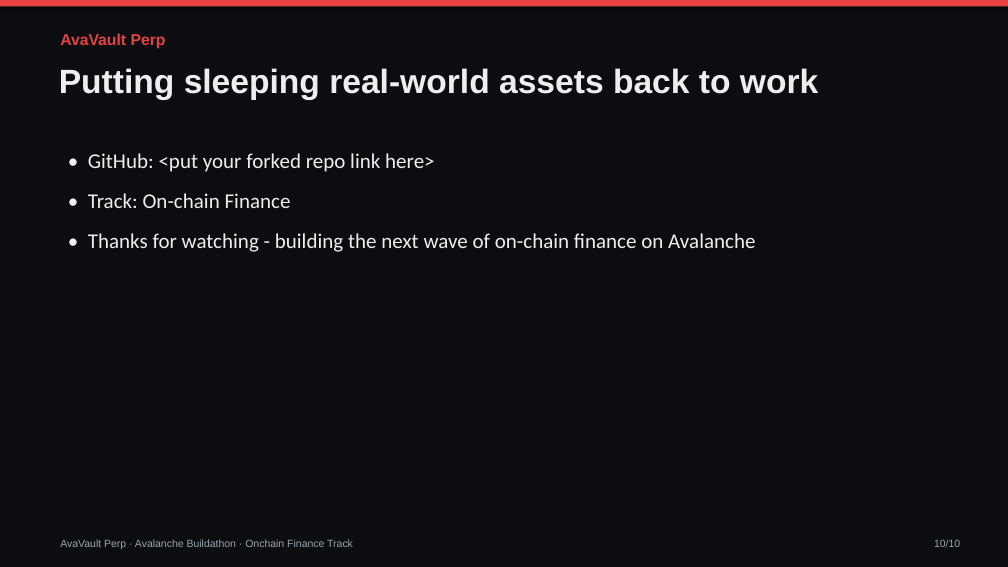
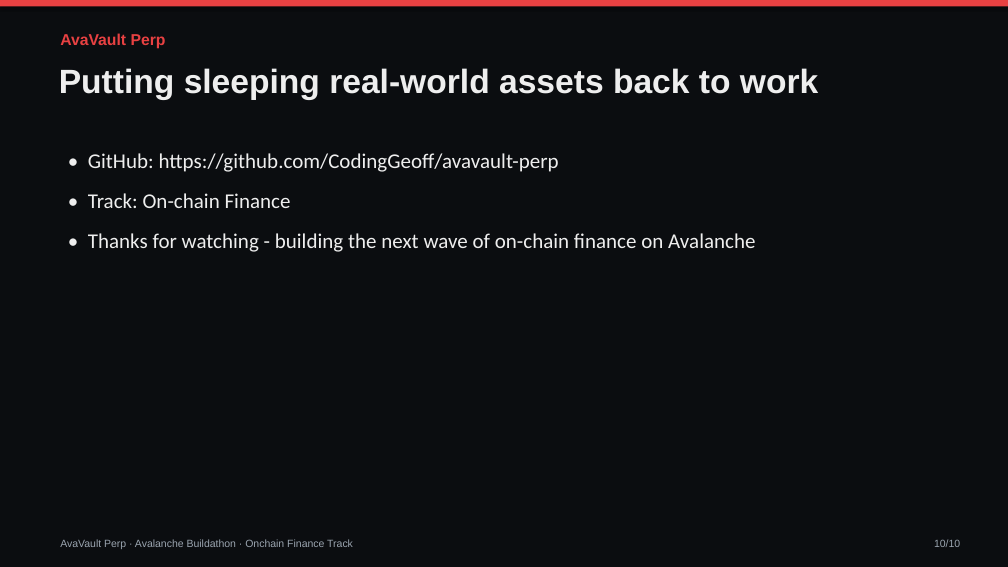
Before and after one commit to CodingGeoff/avavault-perp, a slide deck: slide 10 of hackathon-onchain-finance/demo-assets/avavault-perp-pitch-en.pptx. Drawn at 1008x567 pixels with LibreOffice and Linux fonts; fonts in the diff are those of the drawing. Boxes give left, top, right and bottom in pixels: in the first picture for what was removed or moved away, otherwise in the second. Text is boxed around its words. In the diff, an @@ line names an element or a change of style, - is before the commit and + after.

```diff
--- a/hackathon-onchain-finance/demo-assets/avavault-perp-pitch-en.pptx
+++ b/hackathon-onchain-finance/demo-assets/avavault-perp-pitch-en.pptx
@@ text at <box>88,153,559,172</box>: text changed @@
-• GitHub: <put your forked repo link here>
+• GitHub: https://github.com/CodingGeoff/avavault-perp
```
Also in this commit, not shown: 3 other slides changed, 16 other files.
